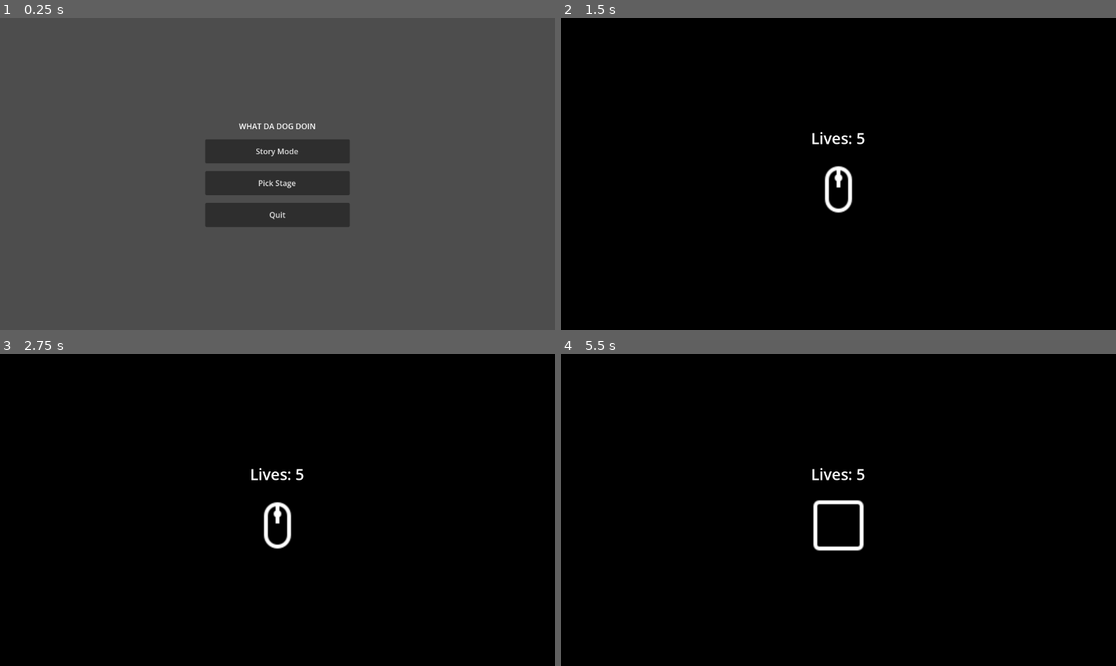
Above: before the commit, frames 1-4 (two rows, left to right).
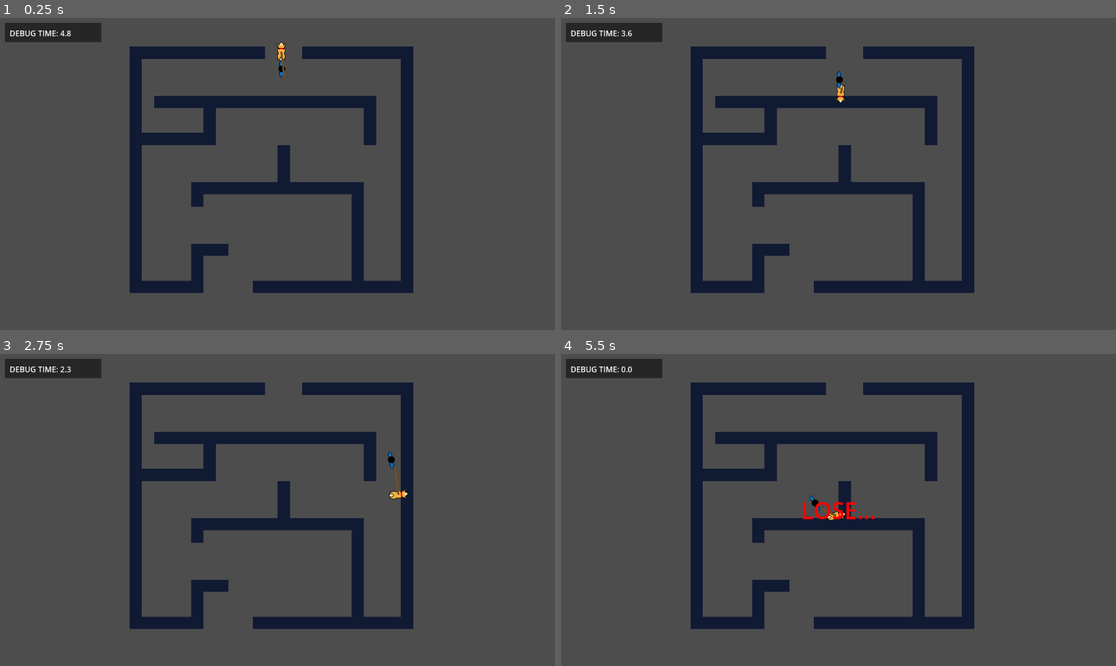
Above: after the commit, the same moments.

Repository: Pacil-Hore/what-da-dog-doin
Game: Godot game, scene res://Scenes/park/Labyrinth/labyrinth_level.tscn
The game is run twice, just before and just after one commit, with the same random seed, the same clock (stepped at 60 frames per second) and the same inputs. Before the commit the project starts from res://Scenes/Menus/MainMenu.tscn.
Inputs (mouse positions are in pixels of both pictures, inside the frame that each line leads up to):
- Up to frame 1 (0.25 s): no input
- Up to frame 2 (1.5 s): click (838, 152) at 0.5 s, where only the run before the commit has a clickable "Story Mode"; click (838, 195) at 1.25 s, where only the run before the commit has a clickable "Continue →"
- Up to frame 3 (2.75 s): tap Enter at 2 s; move the mouse to (399, 494) at 2.02 s; hold Right (ui_right) from 2.03 s (still down); click (399, 494) at 2.17 s; tap Space at 2.27 s
- Up to frame 4 (5.5 s): release Right (ui_right) at 2.75 s; tap Space at 2.75 s; drag from (727, 525) to (810, 572) at 2.77 s; move the mouse to (894, 441) at 3.52 s; hold Right (ui_right) 3.53-4.25 s; drag from (738, 559) to (672, 463) at 4.27 s; drag from (871, 559) to (866, 510) at 5.02 s

The runs differ from the first frame. In frame 1, 18% of the frame differs, in the area x 0-75%, y 1-89%; in frame 2, 100%; in frame 3, 100%; in frame 4, 100%, in the area x 0-100%, y 0-100%.

Commit message:
nambah rope di dognya

Diff:
--- /dev/null
+++ b/Scenes/park/Labyrinth/ManSprite.tscn
@@ -0,0 +1,26 @@
+[gd_scene load_steps=4 format=3]
+
+[ext_resource type="Script" path="res://Scripts/man_ragdoll.gd" id="1_w5p5r"]
+[ext_resource type="Texture2D" path="res://Assets/Sprites/man_top.png" id="2_t4r31"]
+
+[sub_resource type="CapsuleShape2D" id="CapsuleShape2D_torso"]
+radius = 16.0
+height = 42.0
+
+[node name="ManSprite" type="RigidBody2D"]
+z_index = 1
+collision_layer = 4
+collision_mask = 1
+gravity_scale = 0.0
+linear_damp = 5.0
+angular_damp = 5.0
+script = ExtResource("1_w5p5r")
+
+[node name="CollisionShape2D" type="CollisionShape2D" parent="."]
+shape = SubResource("CapsuleShape2D_torso")
+
+[node name="Sprite2D" type="Sprite2D" parent="."]
+texture = ExtResource("2_t4r31")
+
+[node name="HandPosition" type="Marker2D" parent="."]
+position = Vector2(18, -6)
--- a/Scenes/park/Labyrinth/labyrinth_level.tscn
+++ b/Scenes/park/Labyrinth/labyrinth_level.tscn
@@ -3,7 +3,8 @@
 [ext_resource type="PackedScene" uid="uid://crbrwaqq404iv" path="res://Scenes/park/Labyrinth/labyrinth_object.tscn" id="1_wo3la"]
 [ext_resource type="PackedScene" uid="uid://canpbu2erlkfy" path="res://Scenes/Player.tscn" id="2_jrs6i"]
 [ext_resource type="Script" uid="uid://c5vrtkuahkgl6" path="res://Scripts/labyrinth_level.gd" id="3_857ma"]
-[ext_resource type="Texture2D" uid="uid://brnl33fdvb5i4" path="res://Assets/Sprites/man_top.png" id="4_oomtj"]
+[ext_resource type="PackedScene" path="res://Scenes/park/Labyrinth/ManSprite.tscn" id="4_nhsvf"]
+[ext_resource type="Script" uid="uid://dcge3i2mbref0" path="res://Scripts/rope_line.gd" id="5_rdsau"]
 
 [sub_resource type="RectangleShape2D" id="RectangleShape2D_t8w3n"]
 size = Vector2(127, 16)
@@ -61,11 +62,20 @@
 scale = Vector2(0.9999997, 0.9999997)
 shape = SubResource("RectangleShape2D_right_border")
 
-[node name="ManSprite" type="Sprite2D" parent="." unique_id=1885891258]
-z_index = 1
-position = Vector2(120, 324)
-rotation = 1.5707964
-scale = Vector2(1.4, 1.4)
-texture = ExtResource("4_oomtj")
+[node name="ManSprite" parent="." unique_id=820754039 instance=ExtResource("4_nhsvf")]
+position = Vector2(584, 110)
+
+[node name="DampedSpringJoint2D" type="DampedSpringJoint2D" parent="." unique_id=1407742290]
+position = Vector2(584, 70)
+node_a = NodePath("../Player")
+node_b = NodePath("../ManSprite")
+length = 40.0
+rest_length = 30.0
+stiffness = 64.0
+damping = 2.0
+
+[node name="RopeLine" type="Line2D" parent="." unique_id=803758483]
+z_index = 2
+script = ExtResource("5_rdsau")
 
 [connection signal="body_entered" from="WinArea" to="." method="_on_win_area_body_entered"]
--- a/Scripts/labyrinth_level.gd
+++ b/Scripts/labyrinth_level.gd
@@ -18,6 +18,7 @@
 @onready var win_area: Area2D = $WinArea
 @onready var start_point: Marker2D = $StartPoint
 @onready var time_limit_timer: Timer = get_node_or_null("TimeLimit")
+@onready var man_sprite: Node2D = get_node_or_null("ManSprite")
 
 var is_finished := false
 var maze_bounds := Rect2()
@@ -37,6 +38,8 @@
 	is_finished = false
 	player.enabled = false # Disable until mouse is warped
 	player.global_position = start_point.global_position
+	if is_instance_valid(man_sprite) and man_sprite.has_method("reset_ragdoll"):
+		man_sprite.reset_ragdoll(start_point.global_position + Vector2(0, 40))
 	player.movement_bounds = maze_bounds.grow(-player.collision_radius)
 	player.has_movement_bounds = true
 	if is_instance_valid(time_limit_timer):
--- /dev/null
+++ b/Scripts/man_ragdoll.gd
@@ -0,0 +1,32 @@
+extends RigidBody2D
+class_name ManRagdoll
+
+func _ready() -> void:
+	# Add exception for the player so they don't collide
+	var player = get_parent().get_node_or_null("Player")
+	if player:
+		add_collision_exception_with(player)
+
+func reset_ragdoll(spawn_position: Vector2) -> void:
+	# Teleport the body
+	global_position = spawn_position
+	linear_velocity = Vector2.ZERO
+	angular_velocity = 0.0
+	rotation = PI / 2.0 # Match original Sprite2D rotation (90 degrees / facing right)
+
+	# Sync with physics server
+	PhysicsServer2D.body_set_state(
+		get_rid(),
+		PhysicsServer2D.BODY_STATE_TRANSFORM,
+		global_transform
+	)
+	PhysicsServer2D.body_set_state(
+		get_rid(),
+		PhysicsServer2D.BODY_STATE_LINEAR_VELOCITY,
+		Vector2.ZERO
+	)
+	PhysicsServer2D.body_set_state(
+		get_rid(),
+		PhysicsServer2D.BODY_STATE_ANGULAR_VELOCITY,
+		0.0
+	)
--- /dev/null
+++ b/Scripts/rope_line.gd
@@ -0,0 +1,51 @@
+extends Line2D
+class_name RopeLine
+
+# Export variables to make it easy to replace with final assets/textures in the editor
+@export var rope_width := 4.0
+@export var rope_color := Color(0.45, 0.3, 0.15)
+@export var rope_texture: Texture2D
+@export var texture_tiling_mode := Line2D.LINE_TEXTURE_TILE
+
+var node_a: Node2D
+var node_b: Node2D
+
+func _ready() -> void:
+	# Automatically find Player and ManSprite under the parent node
+	node_a = get_parent().get_node_or_null("Player")
+	node_b = get_parent().get_node_or_null("ManSprite")
+
+	# Apply customization settings
+	width = rope_width
+	default_color = rope_color
+	if rope_texture:
+		texture = rope_texture
+		texture_mode = texture_tiling_mode
+
+	antialiased = true
+
+	clear_points()
+	add_point(Vector2.ZERO)
+	add_point(Vector2.ZERO)
+
+func _process(_delta: float) -> void:
+	if is_instance_valid(node_a) and is_instance_valid(node_b):
+		var start_pos = node_a.global_position
+		var end_pos = node_b.global_position
+
+		# If node_b (ManSprite) has a HandPosition child, attach the rope to it
+		var hand = node_b.get_node_or_null("HandPosition")
+		if hand:
+			end_pos = hand.global_position
+
+		# Convert global positions to local coordinates of the Line2D
+		set_point_position(0, to_local(start_pos))
+		set_point_position(1, to_local(end_pos))
+	else:
+		# Fallback search if not found initially (e.g. during reset)
+		node_a = get_parent().get_node_or_null("Player")
+		node_b = get_parent().get_node_or_null("ManSprite")
+		if not (is_instance_valid(node_a) and is_instance_valid(node_b)):
+			clear_points()
+			add_point(Vector2.ZERO)
+			add_point(Vector2.ZERO)
--- a/project.godot
+++ b/project.godot
@@ -11,7 +11,7 @@
 [application]
 
 config/name="What Da Dog Doin"
-run/main_scene="uid://brxhdkdban0ai"
+run/main_scene="uid://bcj7gviuuoac1"
 config/features=PackedStringArray("4.6", "Mobile")
 config/icon="res://icon.svg"
 
Not shown, added: Assets/park/Little Dreamyland - Free Pack/FREE_PACK_CHANGELOG.txt
Not shown, added: Assets/park/Little Dreamyland - Free Pack/LICENSE.txt
Binary file added: Assets/park/Little Dreamyland - Free Pack/Sprites/Animals/CHICKEN/Chicken_Idle.png
Not shown, added: Assets/park/Little Dreamyland - Free Pack/Sprites/Animals/CHICKEN/Chicken_Idle.png.import
Binary file added: Assets/park/Little Dreamyland - Free Pack/Sprites/Animals/COW/Cow_Idle.png
Not shown, added: Assets/park/Little Dreamyland - Free Pack/Sprites/Animals/COW/Cow_Idle.png.import
Binary file added: Assets/park/Little Dreamyland - Free Pack/Sprites/Characters/Bunny/DEATH/Bunny_Death.png
Not shown, added: Assets/park/Little Dreamyland - Free Pack/Sprites/Characters/Bunny/DEATH/Bunny_Death.png.import
Binary file added: Assets/park/Little Dreamyland - Free Pack/Sprites/Characters/Bunny/HOE/Bunny_Hoe.png
Not shown, added: Assets/park/Little Dreamyland - Free Pack/Sprites/Characters/Bunny/HOE/Bunny_Hoe.png.import
Binary file added: Assets/park/Little Dreamyland - Free Pack/Sprites/Characters/Bunny/IDLE/Bunny_Idle.png
Not shown, added: Assets/park/Little Dreamyland - Free Pack/Sprites/Characters/Bunny/IDLE/Bunny_Idle.png.import
(and 50 more such lines)
